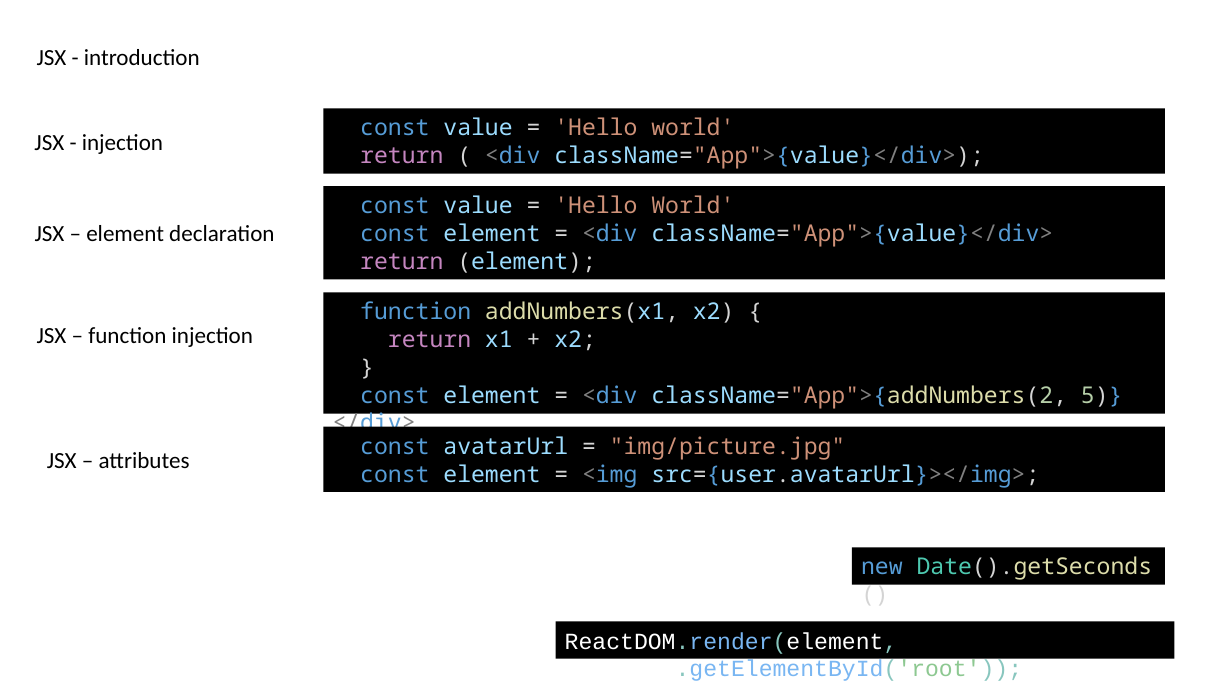
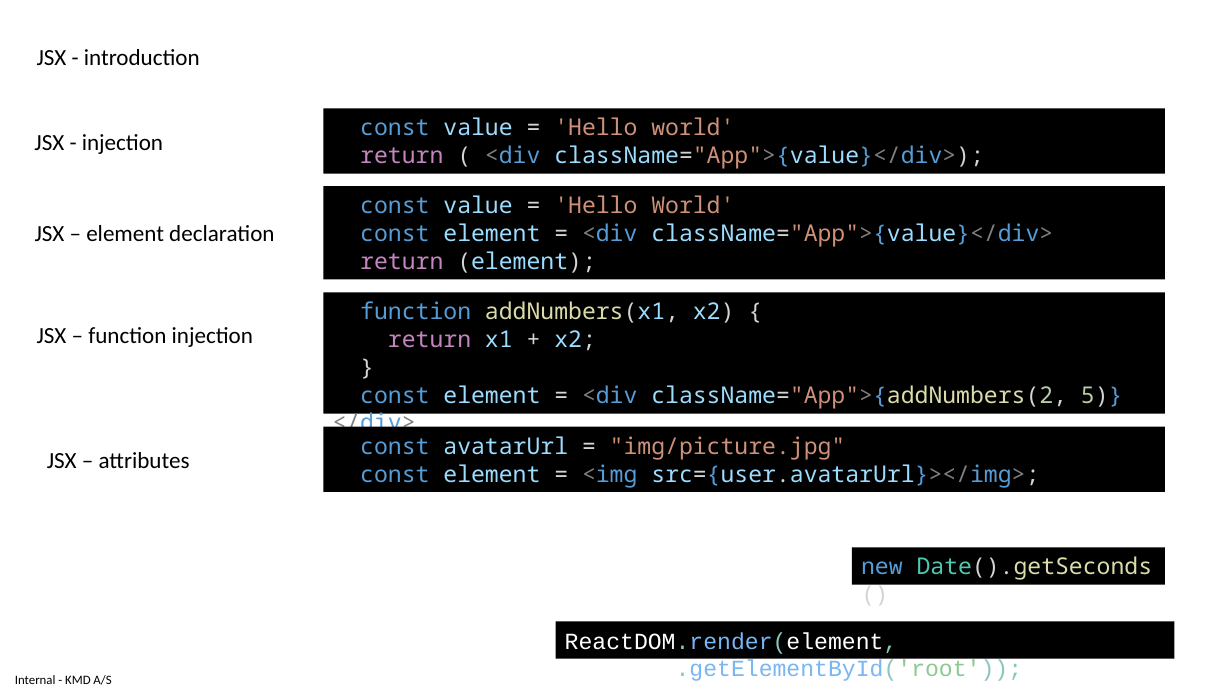
Before and after one commit to delprzemo/reactjs-starter, a slide deck: slide 7 of tutorial/ReactjsTraining.pptx. Drawn at 1232x693 pixels with LibreOffice and Linux fonts; fonts in the diff are those of the drawing. Boxes give left, top, right and bottom in pixels: in the first picture for what was removed or moved away, otherwise in the second. Text is boxed around its words. In the diff, an @@ line names an element or a change of style, - is before the commit and + after.

```diff
--- a/tutorial/ReactjsTraining.pptx
+++ b/tutorial/ReactjsTraining.pptx
@@ text added at (15,675,111,685), 10 pt, text #000000 @@
+Internal - KMD A/S
```
Also in this commit, not shown: 18 other slides changed, 1 slide added, 1 slide removed, 10 other files.
